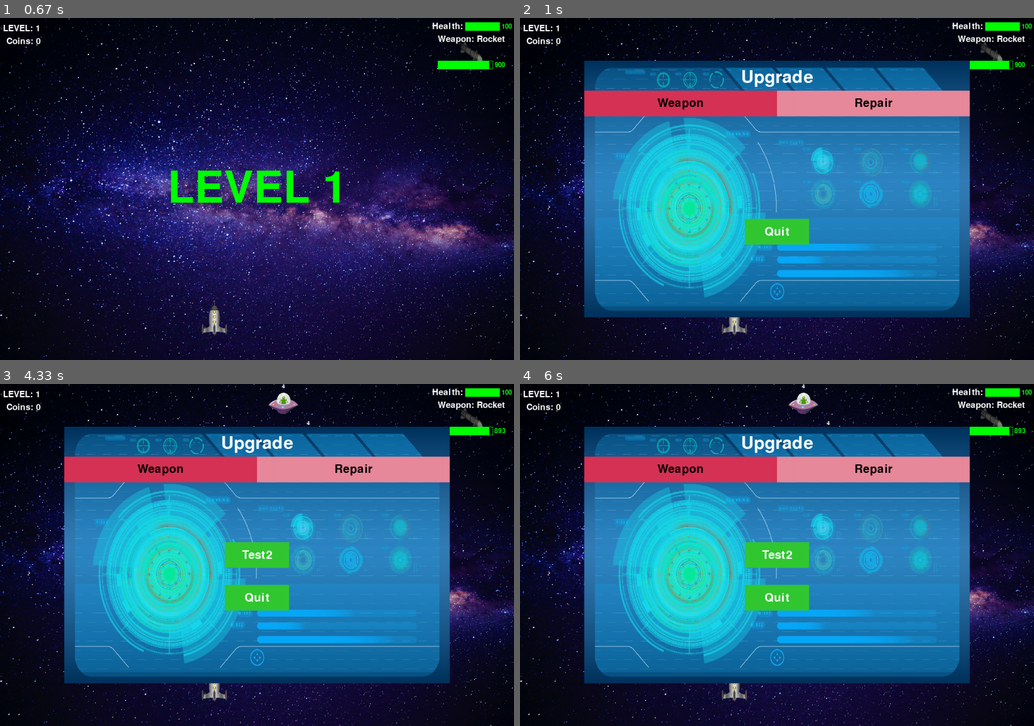
Above: before the commit, frames 1-4 (two rows, left to right).
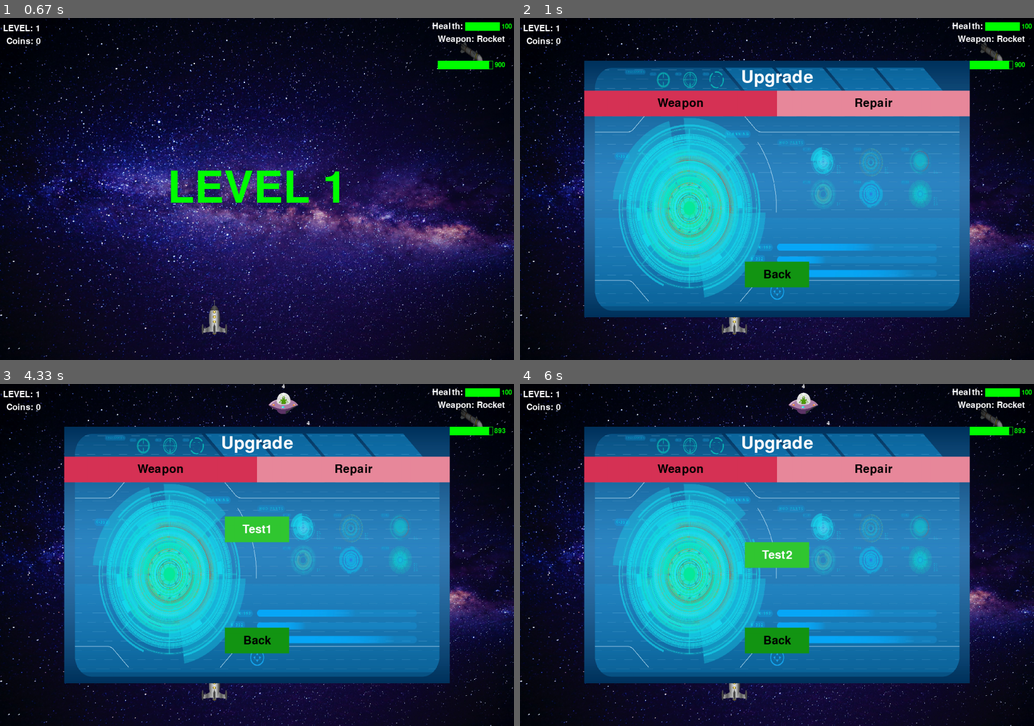
Above: after the commit, the same moments.

Repository: Pavel-Bylkov/shuter_pygame
Game: pygame game, started from game5.py
Same seed, same stepped clock (60 frames per second), same inputs: the game is played once before the commit and once after it.
Inputs:
- Up to frame 1 (0.67 s): hold Up from 0.33 s (still down)
- Up to frame 2 (1 s): release Up at 0.8 s; tap U at 0.83 s
- Up to frame 3 (4.33 s): click "Weapon" at 1.22 s; hold Esc 1.5-1.97 s; hold Down 1.5-1.97 s; hold Space 2-2.47 s; hold Down 2-2.47 s; hold Space 2.5-2.97 s; hold Down 2.5-2.97 s; tap Esc at 3 s; hold Esc 3.33-3.8 s; hold Down 3.33-3.8 s; tap Space at 3.83 s; tap U at 4.17 s
- Up to frame 4 (6 s): click "Repair" at 4.55 s; click "Weapon" at 4.88 s; click "Repair" at 5.72 s

Frame 1 is identical in both runs. In frame 2, 1.9% of the frame differs, in the area x 43-57%, y 58-79%; in frame 3, 3.8%, in the area x 43-57%, y 38-79%; in frame 4, 1.9%.

Commit message:
fix submenu

Diff:
--- a/game5.py
+++ b/game5.py
@@ -558,7 +558,7 @@
     def __init__(self, filename="",
                  pos=(Conf.win_width//2, Conf.win_height//2),
                  size=(Conf.win_width//4, Conf.win_height//10),
-                 on_click=(lambda: None), text="",
+                 on_click=(lambda: None), text="", attr=None,
                  text_color=Color.WHITE, fill=(0, 0, 0), active=True):
         self.image = None
         if filename:
@@ -573,6 +573,7 @@
         self.fill = fill
         self.on_click = on_click
         self.active = active
+        self.attr = attr
 
     def hide(self):
         self.active = False
@@ -593,7 +594,10 @@
             for event in events:
                 if event.type == pg.MOUSEBUTTONDOWN:
                     if event.button == 1 and self.rect.collidepoint(*event.pos):
-                        self.on_click()
+                        if self.attr is None:
+                            self.on_click()
+                        else:
+                            self.on_click(self.attr)
 
 
 class Menu:
@@ -618,6 +622,7 @@
         self.title.set_bold(True)
         self.buttons = ButtonGroup()
         self.text = Group()
+        self.play = False
 
     def add_button(self, button):
         self.buttons.add(button)
@@ -635,9 +640,9 @@
         self.text.reset(self.win)
 
     def run(self):
-        play = True
+        self.play = True
         clock = pg.time.Clock()
-        while play:
+        while self.play:
             events = pg.event.get()
             for event in events:
                 if event.type == pg.QUIT:
@@ -645,12 +650,15 @@
                 if event.type == pg.KEYDOWN:
                     sounds.control(event.key)
                     if event.key == pg.K_ESCAPE:
-                        play = False
+                        self.play = False
             sounds.update()
             self.draw()
             self.buttons.update(events)
             pg.display.update(self.rect)
             clock.tick(60)
+
+    def stop(self):
+        self.play = False
 
 
 class SubMenu(Menu):
@@ -671,13 +679,17 @@
             self.buttons.add(
                 Button(pos=(width_button * i + self.rect.left + width_button//2,
                             self.rect.top + 100),
-                       size=(width_button, 60), text=chapter,
-                       on_click=lambda: self.change_surface(i),
+                       size=(width_button, 60), text=chapter, attr=i,
+                       on_click=self.change_surface,
                        text_color=Color.BLACK, fill=color)
             )
             self.cur_surface = i
             self.colors.append(color)
             self.collect_widgets.append(ButtonGroup())
+        self.add_button(
+            Button(pos=(self.rect.centerx, self.rect.bottom - 100),
+                   size=(150, 60), text="Back", on_click=self.stop,
+                   text_color=Color.BLACK, fill=(20, 150, 20)))
 
     def change_surface(self, i):
         self.collect_widgets.hide()
@@ -705,9 +717,9 @@
         self.collect_widgets[self.cur_surface].reset(self.win)
 
     def run(self):
-        play = True
+        self.play = True
         clock = pg.time.Clock()
-        while play:
+        while self.play:
             events = pg.event.get()
             for event in events:
                 if event.type == pg.QUIT:
@@ -715,7 +727,7 @@
                 if event.type == pg.KEYDOWN:
                     sounds.control(event.key)
                     if event.key == pg.K_ESCAPE:
-                        play = False
+                        self.play = False
             sounds.update()
             self.draw()
             self.buttons.update(events)
@@ -864,15 +876,11 @@
         self.upgrade_menu.add_widget_to(
             Button(pos=(Conf.win_width // 2, Conf.win_height // 2 - 60),
                    size=(150, 60), text="Test1", on_click=sys.exit,
-                   text_color=Color.WHITE, fill=(50, 200, 50)), 0)
+                   text_color=Color.WHITE, fill=(50, 200, 50)), id=0)
         self.upgrade_menu.add_widget_to(
             Button(pos=(Conf.win_width // 2, Conf.win_height // 2),
                    size=(150, 60), text="Test2", on_click=sys.exit,
-                   text_color=Color.WHITE, fill=(50, 200, 50)), 1)
-        self.upgrade_menu.add_button(
-            Button(pos=(Conf.win_width // 2, Conf.win_height // 2+100),
-                   size=(150, 60), text="Quit", on_click=sys.exit,
-                   text_color=Color.WHITE, fill=(50, 200, 50)))
+                   text_color=Color.WHITE, fill=(50, 200, 50)), id=1)
 
     def resize(self):
         self.width = self.screen.get_width()
